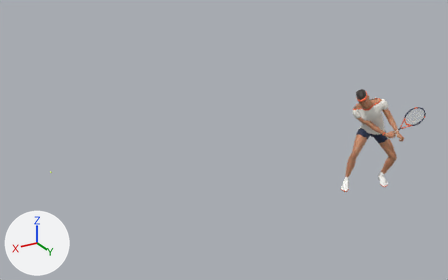
The Blender file character-pipeline/kai/kai_08_all.blend, before and after one commit.
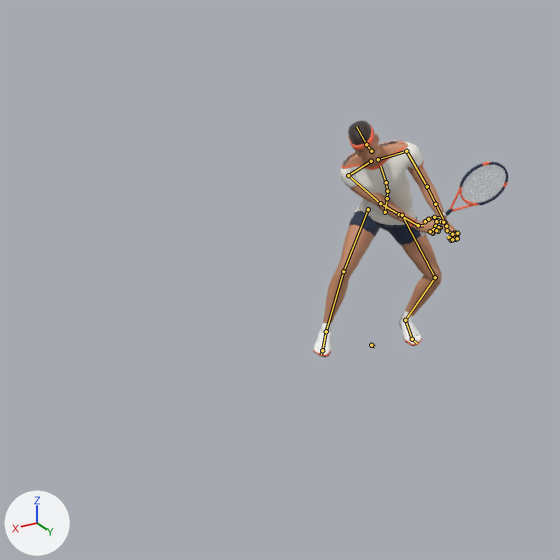
There are two pictures of each version: one whole from a camera (50 mm lens) standing at (6.32, 6.89, 4.59) and looking at (-2.13, -7.19, -2.45), one close up on the part from 46% to 100% of the width and 13% to 100% of the height. Arrows for +X, +Y and +Z are at lower left; the lights stay in place. The older version's two pictures come first. Both versions are drawn at frame 48 of the action 'Backhand'; the numbers are the values there. The bones that bend it are drawn over the model as lines in the close-ups.

Names of what the first close-up shows: 'Kai_Body', 'Kai_Hair', 'Kai_Headband', 'Kai_Racket', 'Kai_Shirt', 'Kai_Shoes', 'Kai_Shorts', 'Kai_Socks', 'Kai_Wristband_L', 'Kai_Wristband_R' and 1 more.
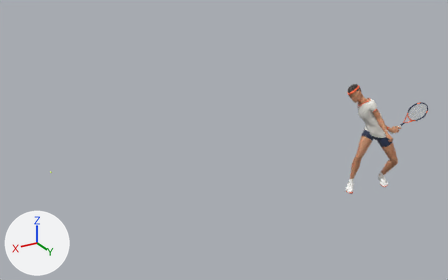
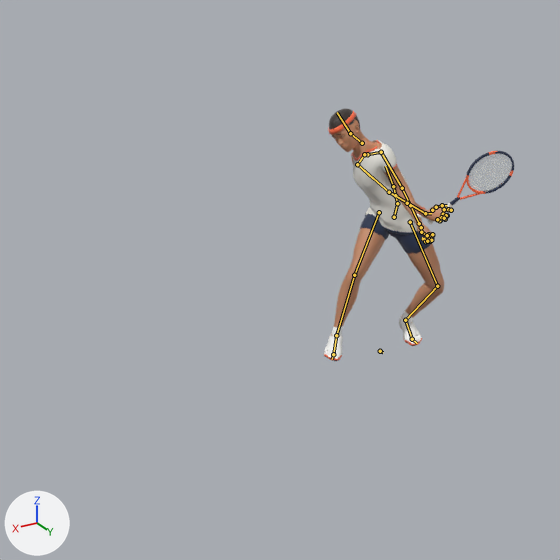
Commit message: Open backhand takeback: chest faces left but stays open to the net

Changed parts and their boxes (x1, y1, x2, y2) in the close-ups (560 x 560 px):
'Kai_Body', posed (10% narrower, 13% taller): before (323, 133, 459, 324); after (331, 119, 453, 335)
'Kai_Shirt', posed (20% narrower, 9% taller): before (340, 141, 424, 228); after (351, 140, 418, 235)
'Kai_Shorts', posed (17% taller): before (349, 211, 422, 245); after (360, 214, 432, 254)
'Kai_Shoes', posed (10% narrower, 9% taller): before (313, 314, 422, 357); after (324, 314, 422, 361)
'Kai_Racket', posed: before (420, 162, 508, 236); after (427, 151, 514, 224)
'Kai_Hair', posed: before (348, 120, 371, 145); after (329, 108, 360, 131)
'Kai_StringBed', posed: before (462, 165, 506, 203); after (469, 154, 512, 191)
'Kai_Headband', posed: before (348, 125, 374, 150); after (328, 111, 356, 134)
'Kai_Socks', posed (11% narrower, 17% taller): before (321, 311, 413, 334); after (332, 311, 414, 338)
'Kai_Wristband_R', posed: before (409, 219, 418, 227); after (419, 207, 425, 215)
'Kai_Wristband_L', posed: before (438, 213, 447, 222); after (413, 214, 422, 224)
bone 'Root', root to tip: before (371, 345) to (374, 346); after (380, 351) to (383, 352)
bone 'pelvis', root to tip: before (385, 212) to (387, 198); after (394, 217) to (397, 203)
bone 'spine_01', root to tip: before (387, 198) to (387, 191); after (397, 203) to (395, 195)
bone 'spine_02', root to tip: before (387, 191) to (386, 182); after (395, 195) to (393, 186)
bone 'spine_03', root to tip: before (386, 182) to (380, 166); after (393, 186) to (385, 166)
bone 'upperarm_l', root to tip: before (406, 151) to (427, 186); after (381, 152) to (402, 188)
bone 'upperarm_r', root to tip: before (348, 175) to (380, 203); after (357, 164) to (389, 192)
bone 'neck_01', root to tip: before (371, 151) to (366, 144); after (362, 143) to (350, 133)
bone 'head', root to tip: before (366, 144) to (356, 126); after (350, 133) to (337, 112)
bone 'thigh_l', root to tip: before (402, 215) to (435, 277); after (410, 222) to (437, 286)
bone 'calf_l', root to tip: before (435, 277) to (405, 320); after (437, 286) to (405, 320)
bone 'thigh_r', root to tip: before (368, 209) to (343, 271); after (379, 212) to (354, 275)

The edits, one by one:
Bone 'Root' (bone_root) moves from (-0.31, 0.35, -0.105) to (-0.296, 0.45, -0.105).
Bone 'pelvis' (bone_pelvis) turns from (-40, 135, -16) to (-54, 117, -36) degrees about its own x, y and z.
Bone 'spine_01' (bone_spine_01) turns from (8, 2, 6) to (7, -10, 9) degrees about its own x, y and z.
Bone 'spine_02' (bone_spine_02) turns from (7, -1, 7) to (4, -16, 10) degrees about its own x, y and z.
Bone 'spine_03' (bone_spine_03) turns from (7, 0, 8) to (2, -11, 11) degrees about its own x, y and z.
Bone 'upperarm_l' (bone_upperarm_l) turns from (28, -11, -44) to (-6, -60, -47) degrees about its own x, y and z.
Bone 'upperarm_r' (bone_upperarm_r) turns from (115, -57, -53) to (21, -141, 34) degrees about its own x, y and z.
Bone 'neck_01' (bone_neck_01) turns from (-1, 4, 2) to (1, 7, -2) degrees about its own x, y and z.
Bone 'head' (bone_head) turns from (1, 5, 3) to (5, 15, -1) degrees about its own x, y and z.
Bone 'thigh_l' (bone_thigh_l) turns from (-30, -21, -11) to (-13, -41, -16) degrees about its own x, y and z.
Bone 'calf_l' (bone_calf_l) turns from (42, -27, 28) to (43, -25, 25) degrees about its own x, y and z.
Bone 'foot_l' (bone_foot_l) turns from (-16, 30, -1) to (-26, 29, -2) degrees about its own x, y and z.
Bone 'thigh_r' (bone_thigh_r) turns from (-43, 2, -18) to (-39, -18, -20) degrees about its own x, y and z.
